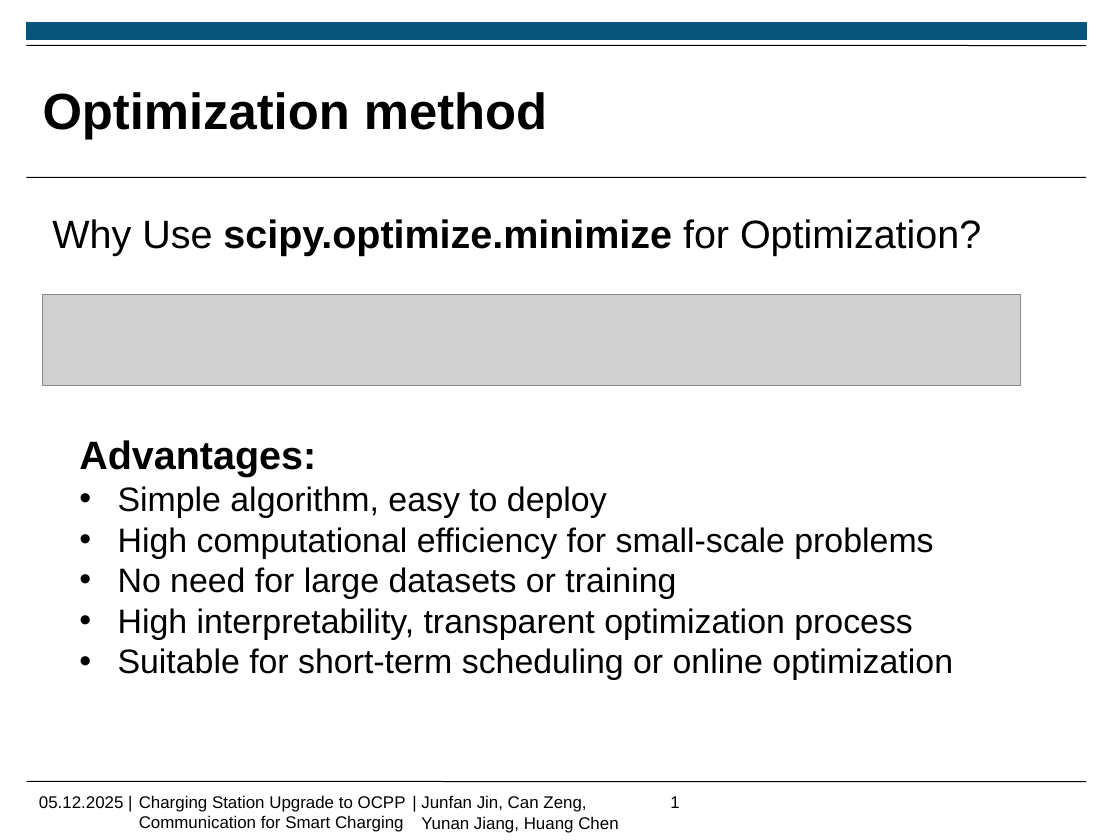
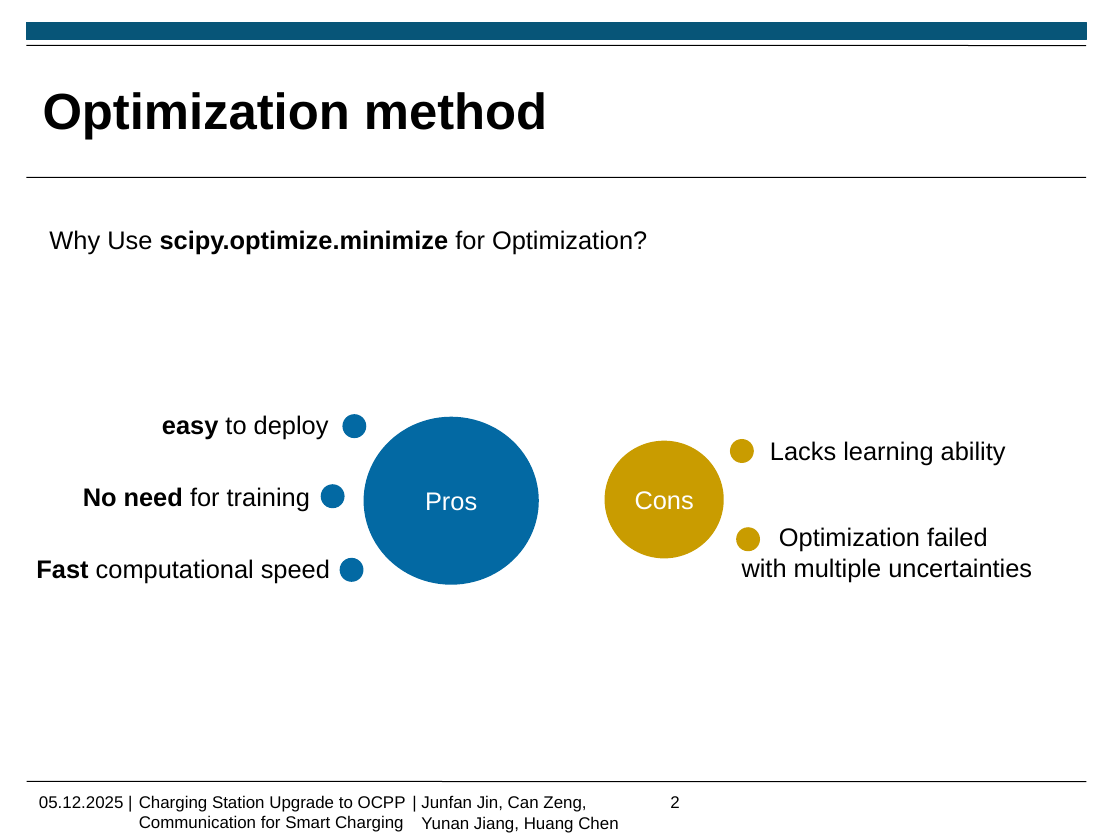
Before and after one commit to Jf-JIN/ADP_Ladesaeule_OCPP, a slide deck: slide 2 of ppt/Zeng_Can.pptx (slide 1 before the commit). Drawn at 1120x840 pixels with LibreOffice and Linux fonts; fonts in the diff are those of the drawing; grey boxes stand for pictures; background and template pictures are left out. Boxes give left, top, right and bottom in pixels: in the first picture for what was removed or moved away, otherwise in the second. Text is boxed around its words. In the diff, an @@ line names an element or a change of style, - is before the commit and + after.

```diff
--- a/ppt/Zeng_Can.pptx
+++ b/ppt/Zeng_Can.pptx
@@ text "Why Use scipy.optimize.minimize for Optimization?": place and size @@
-text "Why Use scipy.optimize.minimize for Optimization?" at (52,219,981,256)
+text "Why Use scipy.optimize.minimize for Optimization?" at (49,230,647,255)
@@ text "Why Use scipy.optimize.minimize for Optimization?" at (49,230,647,255): size 28 to 18 pt @@
@@ picture removed at (43,295,1021,386) @@
@@ text added at (162,415,329,439), 18 pt, text #000000 @@
+easy to deploy
@@ ellipse added at (343,415,367,439), fill #0369A3 @@
@@ ellipse added at (364,417,539,584), fill #0369A3, 18 pt, text #FFFFFF @@
+Pros
@@ text removed at (79,440,953,680) @@
-Advantages:
-• Simple algorithm, easy to deploy
-• High computational efficiency for small-scale problems
-• No need for large datasets or training
-• High interpretability, transparent optimization process
-• Suitable for short-term scheduling or online optimization
@@ ellipse added at (605,441,724,559), fill #C99C00, 18 pt, text #FFFFFF @@
+Cons
@@ ellipse added at (731,439,755,463), fill #C99C00 @@
@@ text added at (770,441,1006,466), 18 pt, text #000000 @@
+Lacks learning ability
@@ text added at (83,487,310,511), 18 pt, text #000000 @@
+No need for training
@@ ellipse added at (321,485,346,509), fill #0369A3 @@
@@ ellipse added at (737,527,761,552), fill #C99C00 @@
@@ text added at (742,527,1032,582), 18 pt, text #000000 @@
+Optimization failed
+with multiple uncertainties
@@ text added at (36,559,330,583), 18 pt, text #000000 @@
+Fast computational speed
@@ ellipse added at (339,558,364,582), fill #0369A3 @@
@@ page number at (670,796,679,808): text changed @@
-1
+2
```
Also in this commit, not shown: 2 other slides changed, 2 slides added, 2 slides removed, 7 other files.
